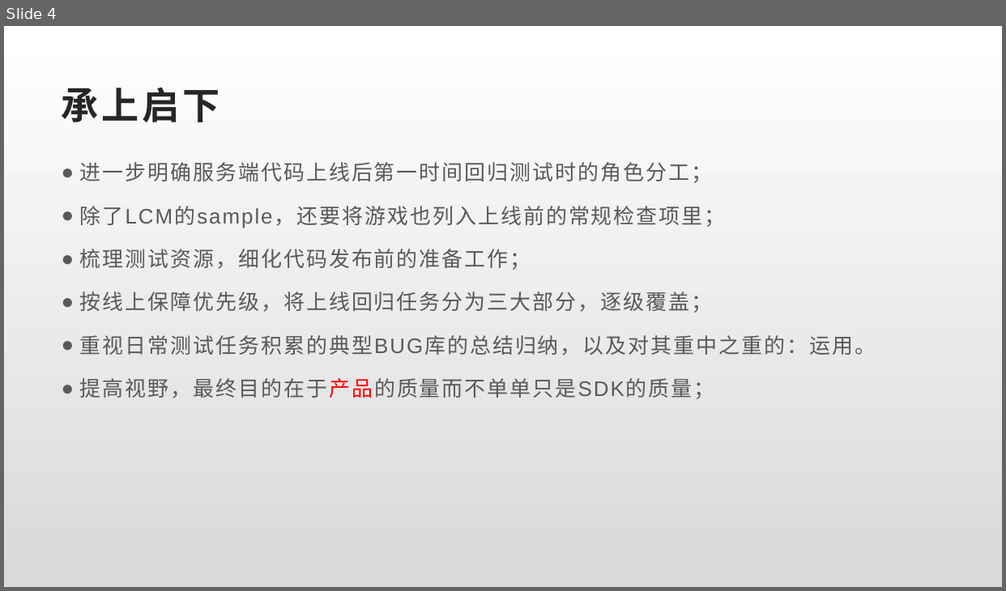
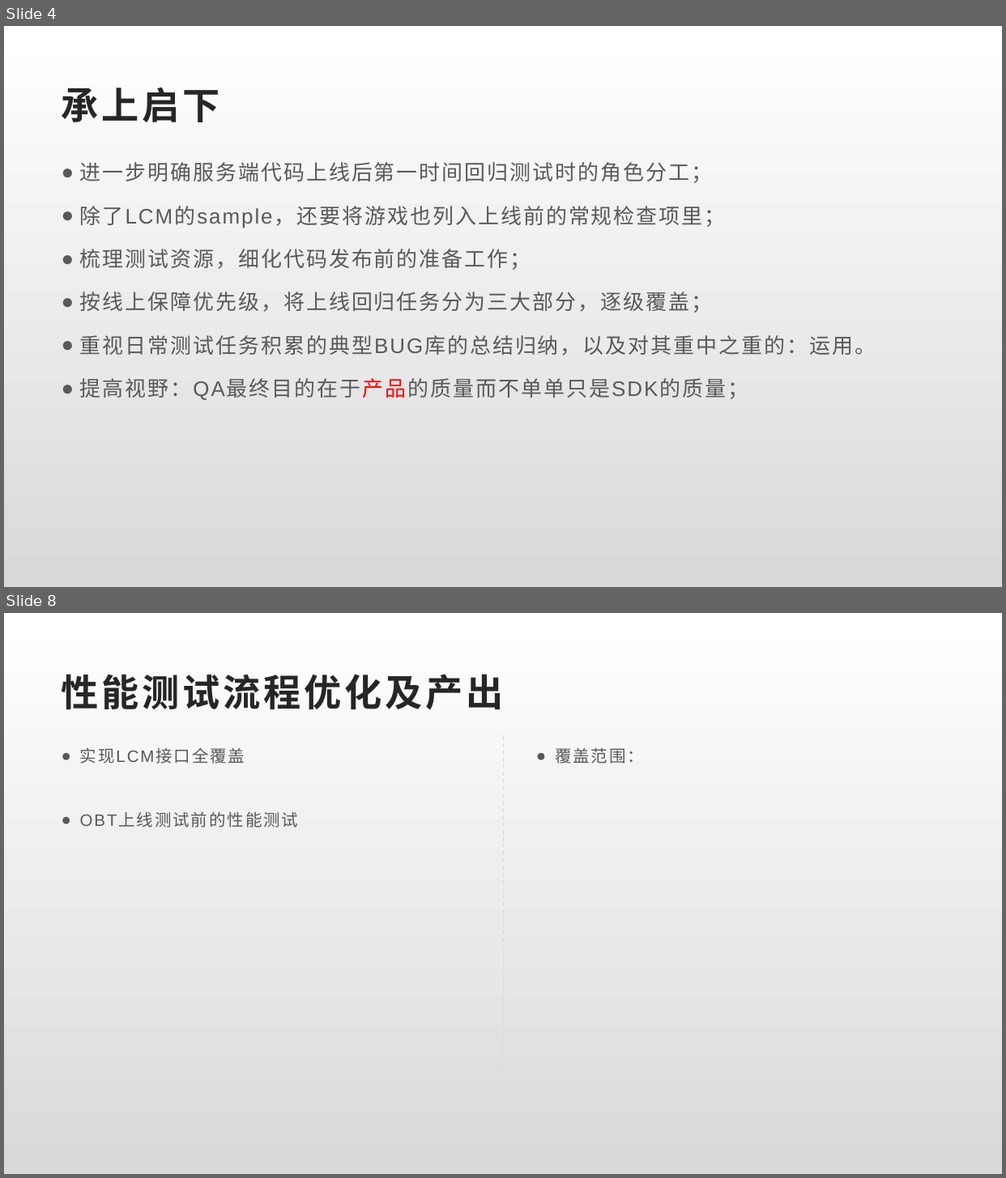
Before and after one commit to Rexixe1993/JavaScriptLesson, a slide deck: 全球版灌篮OBT复盘总结.pptx. Shown one above the other, each under a label of ours: slide 4 before the commit, slides 4 and 8 after it; the slides between them are not shown. The pictures are 1006x591 and 1006x1178 pixels, drawn with LibreOffice and Linux fonts; fonts in the diff are those of the drawing. Boxes give left, top, right and bottom in pixels: in the first picture for what was removed or moved away, otherwise in the second. Text is boxed around its words. In the diff, an @@ line names an element or a change of style, - is before the commit and + after.

```diff
--- a/全球版灌篮OBT复盘总结.pptx
+++ b/全球版灌篮OBT复盘总结.pptx
@@ slide 8 added at (x1=4, y1=613, x2=1002, y2=1174), background gradient #FFFFFF to #D9D9D9 @@
@@ title added at (x1=62, y1=674, x2=504, y2=710), 36 pt, text #262626, bold @@
+性能测试流程优化及产出
@@ text added at (x1=80, y1=747, x2=299, y2=828), 16 pt, text #595959 @@
+● 实现LCM接口全覆盖
+● OBT上线测试前的性能测试
@@ line added from (503, 736) to (503, 1124), #D9D9D9 1 pt dashed @@
@@ text added at (x1=555, y1=748, x2=644, y2=764), 16 pt, text #595959 @@
+● 覆盖范围：
@@ slide 4 changed as well @@
@@ text at (x1=80, y1=378, x2=749, y2=400): text changed @@
-● 提高视野，最终目的在于产品的质量而不单单只是SDK的质量；
+● 提高视野：QA最终目的在于产品的质量而不单单只是SDK的质量；
```
Also in this commit, not shown: 3 other slides changed, 4 other slides added, 7 other files.
